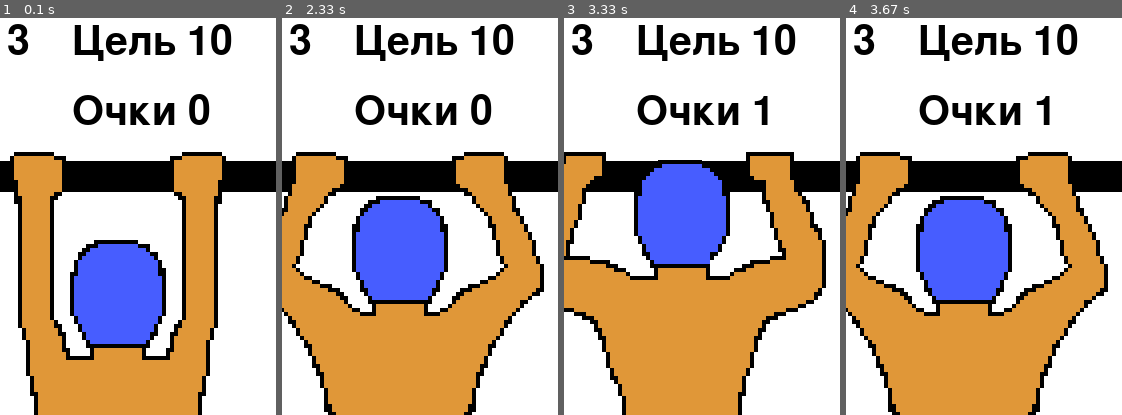
Above: before the commit, frames 1-4 (left to right).
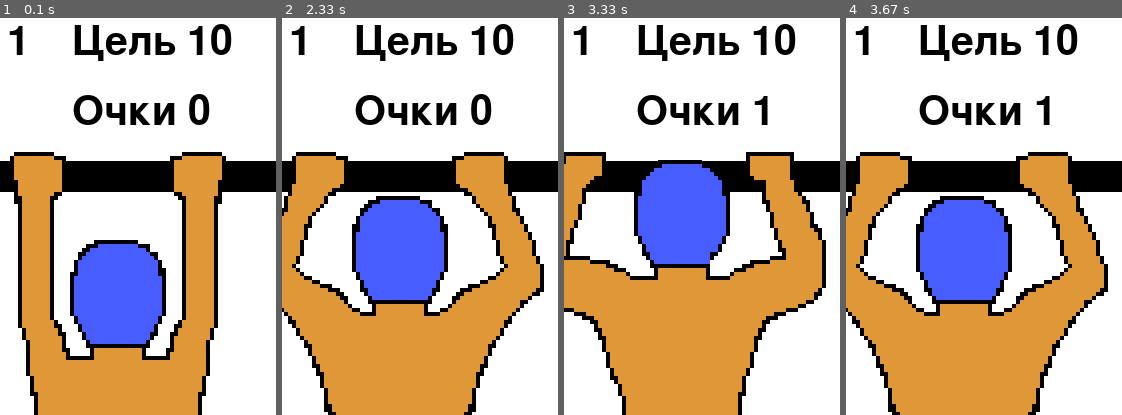
Above: after the commit, the same moments.

Repository: Yuri4ek/Pygame-game
Game: pygame game, started from horizontal bar window files/run.py
Same seed, same stepped clock (60 frames per second), same inputs: the game is played once before the commit and once after it.
Inputs (mouse positions are % of the whole screen's width and height, from its top left):
- Up to frame 1 (0.1 s): no input
- Up to frame 2 (2.33 s): press the mouse at (46, 54) at 1.4 s; move the mouse to (67, 36) at 1.5 s; release the mouse at (89, 18) at 1.63 s; press the mouse at (46, 54) at 2.23 s
- Up to frame 3 (3.33 s): move the mouse to (38, 68) at 2.33 s; release the mouse at (30, 82) at 2.47 s
- Up to frame 4 (3.67 s): no input
The pictures show only the part of the screen within x 33-83%, y 0-50%; the shares and areas given below are measured in that part.

The runs differ from the first frame. In frame 1, 0.4% of the frame differs, in the area x 2-11%, y 1-10%; in frame 2, 0.4%; in frame 3, 0.4%; in frame 4, 0.4%.

Commit message:
Доделал анимацию подтягивания

Diff:
--- a/character window files/progress.txt
+++ b/character window files/progress.txt
@@ -1,3 +1,3 @@
-arm:3
+arm:1
 press:1
 legs:1
--- a/horizontal bar window files/classes.py
+++ b/horizontal bar window files/classes.py
@@ -14,7 +14,7 @@
 
         # изображение
         self.current_dir = os.path.dirname(os.path.abspath(__file__))
-        self.image_name = 'test.png'
+        self.image_name = 'Pulling_El_Primo.png'
         self.make_image(self.image_name)
 
         # местоположение
@@ -22,12 +22,13 @@
 
     def update(self, count):
         # меняем изображение (имитируем подтягивание)
-        self.image_name = 'test3.png' if count == 3 else \
-            'test2.png' if count == 2 else 'test.png'
+        self.image_name = 'Pulling_El_Primo3.png' if count == 3 else \
+            'Pulling_El_Primo2.png' if count == 2 else 'Pulling_El_Primo.png'
         self.make_image(self.image_name)
 
     def make_image(self, image_name):
-        file_path = ('..', 'assets', 'images', 'character', image_name)
+        file_path = ('..', 'assets', 'images', 'character', 'pull_up',
+                     image_name)
         image = load_image(self.current_dir, file_path)
         self.image = pygame.transform.scale(image, self.size)
 
Renamed: assets/images/character/test.png -> assets/images/character/pull_up/Pulling_El_Primo.png
Renamed: assets/images/character/test2.png -> assets/images/character/pull_up/Pulling_El_Primo2.png
Renamed: assets/images/character/test3.png -> assets/images/character/pull_up/Pulling_El_Primo3.png
